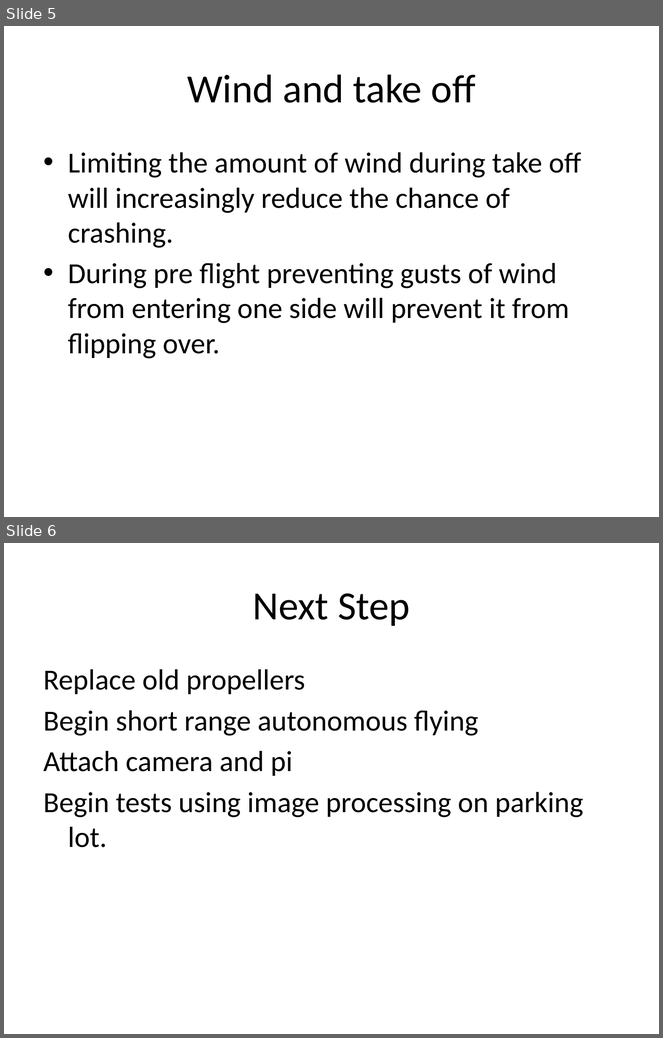
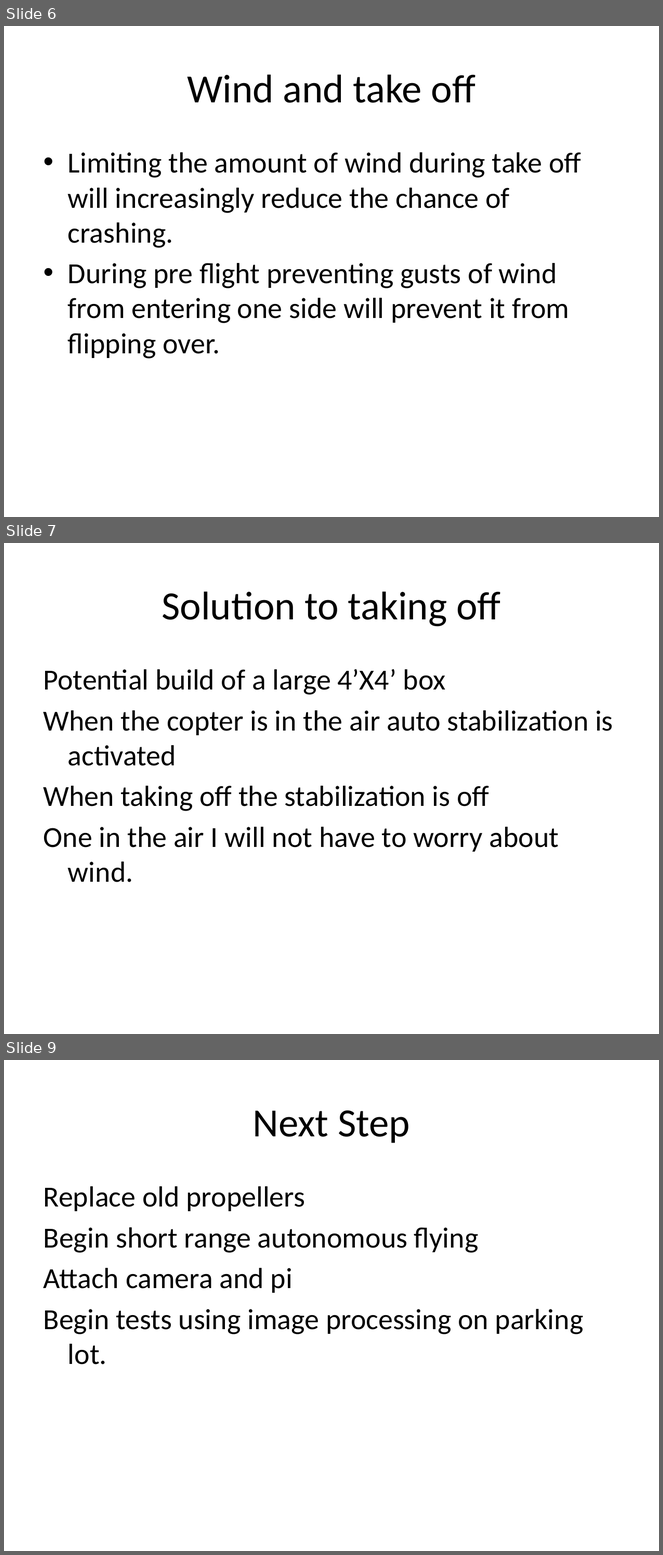
Before and after one commit to N02262410/Embeded_Linux, a slide deck: Update.pptx. Shown one above the other, each under a label of ours: slides 5 and 6 before the commit, slides 6, 7 and 9 after it; the slides between them are not shown. The pictures are 663x1038 and 663x1555 pixels, drawn with LibreOffice and Linux fonts; fonts in the diff are those of the drawing. Boxes give left, top, right and bottom in pixels: in the first picture for what was removed or moved away, otherwise in the second. Text is boxed around its words. In the diff, an @@ line names an element or a change of style, - is before the commit and + after.

Commit message:
update

```diff
--- a/Update.pptx
+++ b/Update.pptx
@@ slide 7 added at (x1=4, y1=543, x2=659, y2=1034), background #FFFFFF @@
@@ title added at (x1=162, y1=591, x2=501, y2=627), 44 pt, text #000000 @@
+Solution to taking off
@@ text added at (x1=44, y1=669, x2=613, y2=883), 32 pt, text #000000 @@
+Potential build of a large 4’X4’ box
+When the copter is in the air auto stabilization is activated
+When taking off the stabilization is off
+One in the air I will not have to worry about wind.
@@ what was slide 5 is now slide 6 @@
@@ what was slide 6 is now slide 9 @@
```
Also in this commit, not shown: 2 other slides added.
